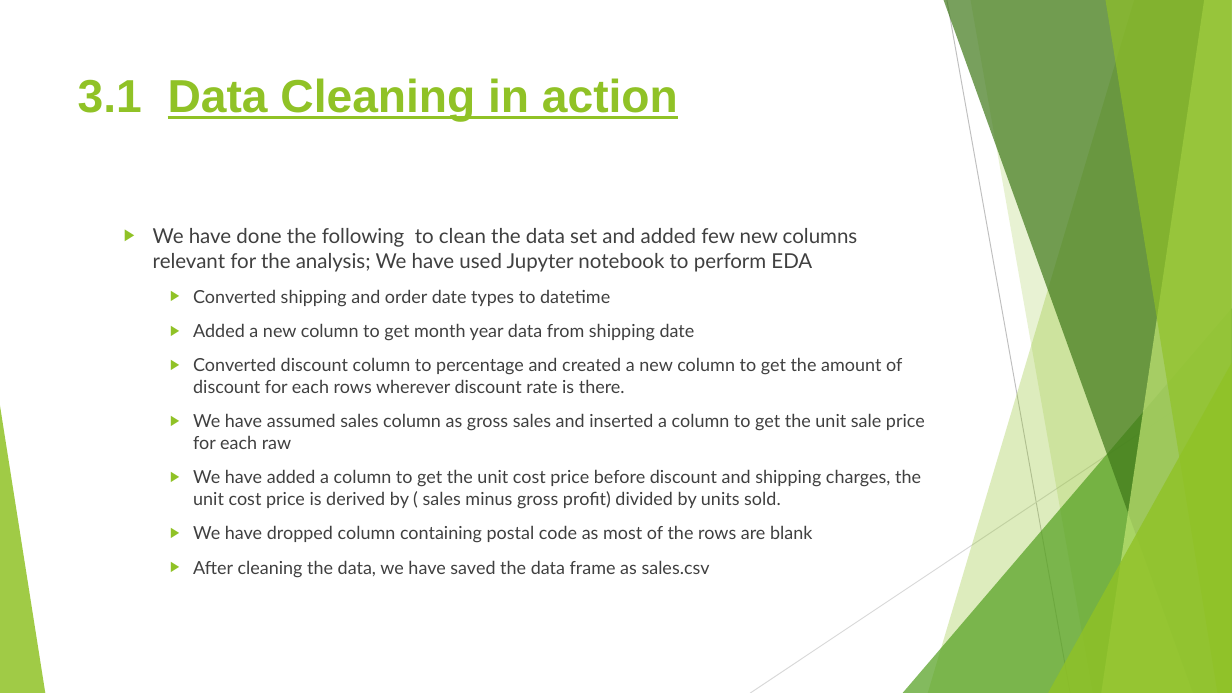
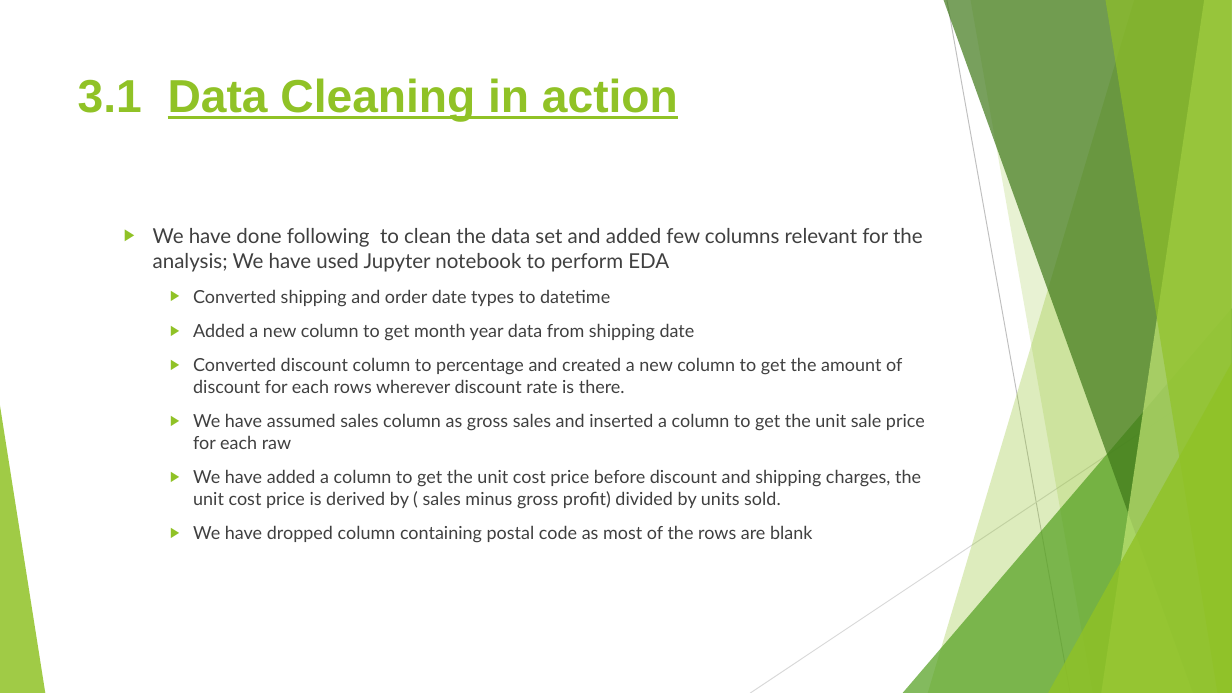
Before and after one commit to rubadhanaraj/Final_project, a slide deck: slide 6 of Project details.pptx. Drawn at 1232x693 pixels with LibreOffice and Linux fonts; fonts in the diff are those of the drawing. Boxes give left, top, right and bottom in pixels: in the first picture for what was removed or moved away, otherwise in the second. Text is boxed around its words. In the diff, an @@ line names an element or a change of style, - is before the commit and + after.

```diff
--- a/Project details.pptx
+++ b/Project details.pptx
@@ text at box(153, 228, 923, 272): text changed @@
-  ▶ We have done the following to clean the data set and added few new columns relevant for the analysis; We have used Jupyter notebook to perform EDA
+  ▶ We have done following to clean the data set and added few columns relevant for the analysis; We have used Jupyter notebook to perform EDA
@@ text at box(193, 560, 710, 578): paragraph removed @@
-    ▶ After cleaning the data, we have saved the data frame as sales.csv
```
Also in this commit, not shown: 15 other slides changed, 2 slides added.
